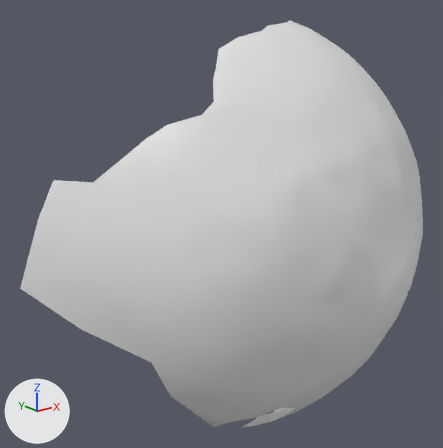
One commit to the OBJ model res/final/onecam_fullvolume/06/cleanedup/FullVolium.000269.obj: the scene before it, then after it.
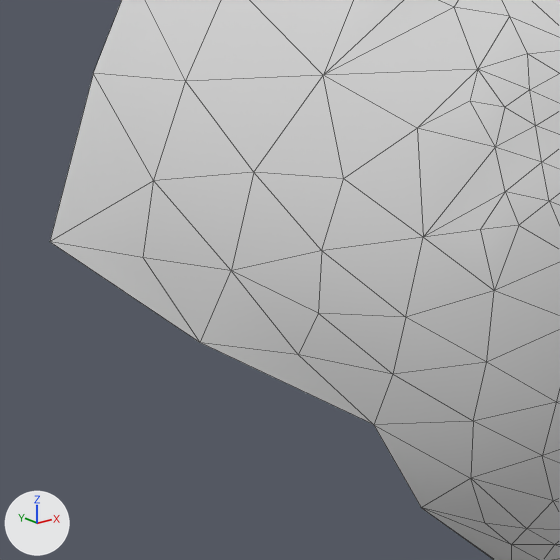
Old and new are each drawn whole from a camera (50 mm lens) standing at (-446.4, -314.7, 266.6) and looking at (-320.4, -157.2, 203.6) and again close up on the part from 0% to 51% of the width and 43% to 93% of the height. The axes (+X, +Y, +Z) are drawn at lower left. The lights are the same throughout. The close-ups show mesh edges as thin lines. Where no turn or scale is listed for an object, it has been applied to the vertices.

In view in the first close-up: 'FullVolium.000269'.
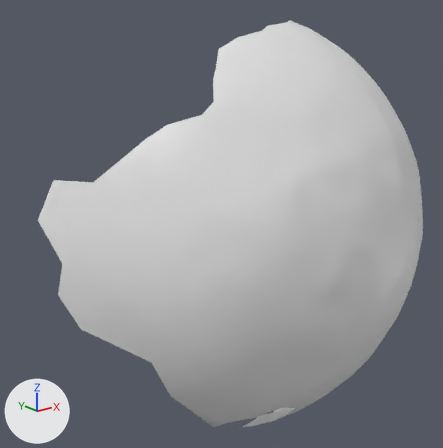
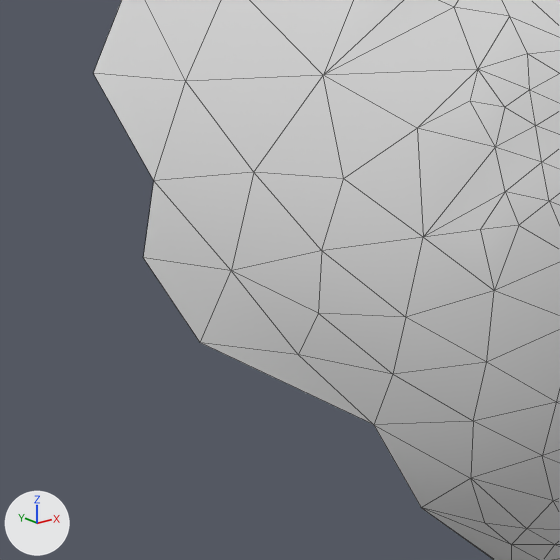
Edits to the scene script, one JSON object a line:
```json
{"block": "me_fullvolium_000269", "where": "me_fullvolium_000269.from_pydata(...)  # 1169 vertices, 2279 faces; spans x -387.0..-227.0, y -210.0..-131.0, z 124.0..270.0"}
{"block": "me_fullvolium_000269", "where": "# used by ob_fullvolium_000269; location = (0.0, 0.0, 0.0)"}
{"block": "me_fullvolium_000269", "where": "# verts and faces of me_fullvolium_000269; kept vertices keep their numbers, new ones are numbered from 1169"}
{"block": "me_fullvolium_000269", "where": "# before: 1160 (-376.0, -160.0, 182.0) at pixel (200, 342), 1162 (-380.0, -155.0, 193.0) at pixel (143, 257), 1163 (-379.0, -157.0, 203.0) at pixel (153, 180), 1165 (-382.0, -149.0, 215.0) at pixel (93, 73), 1166 (-387.0, -143.0, 193.0) at pixel (49, 241)"}
{"block": "me_fullvolium_000269", "change": "me_fullvolium_000269 part 1"}
{"op": "add", "block": "me_fullvolium_000269", "code": "delete_vertices([1166])  # with the faces that use them"}
```

Where the change shows, as pixel boxes [x1, y1, x2, y2] in the close-ups (560 x 560 px):
```json
{"object": "FullVolium.000269", "change": "reshaped", "before": [50, 0, 560, 560], "after": [94, 0, 560, 560]}
{"part": 1, "of": "me_fullvolium_000269", "change": "deleted", "before": [50, 73, 199, 342]}
```
